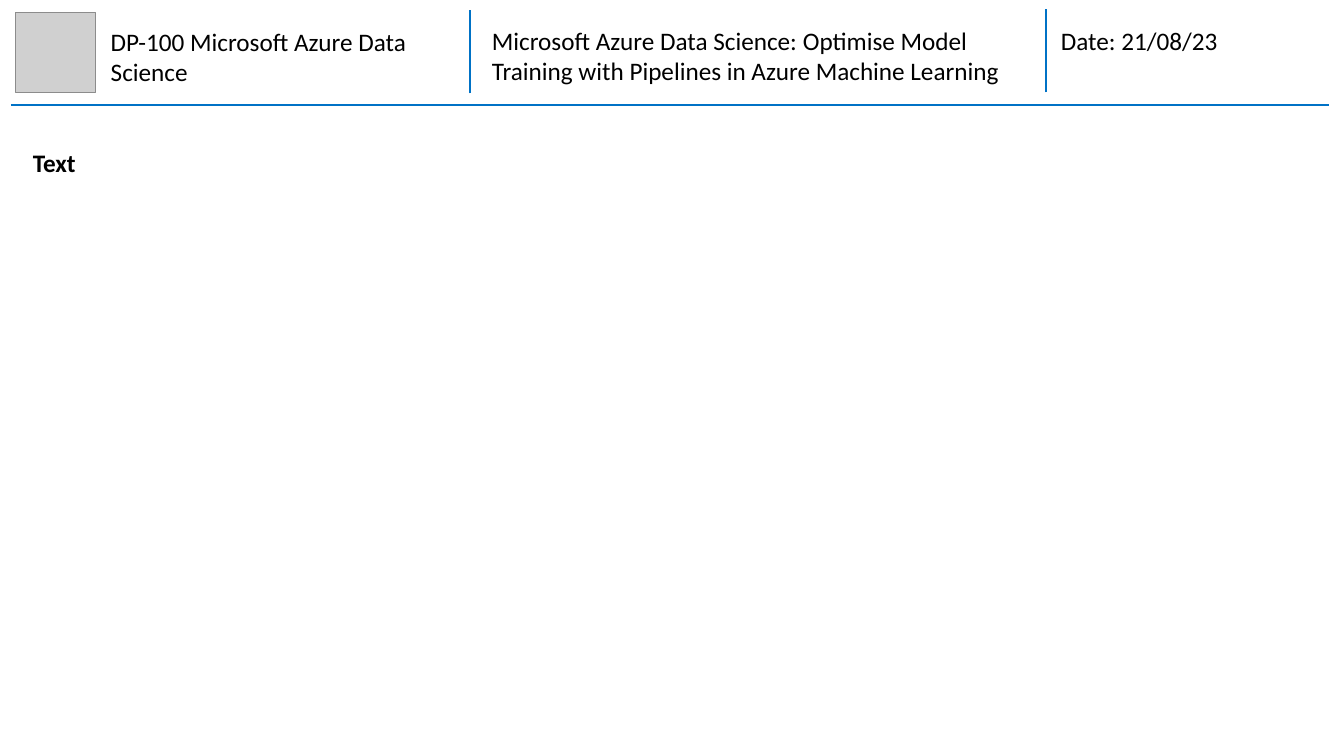
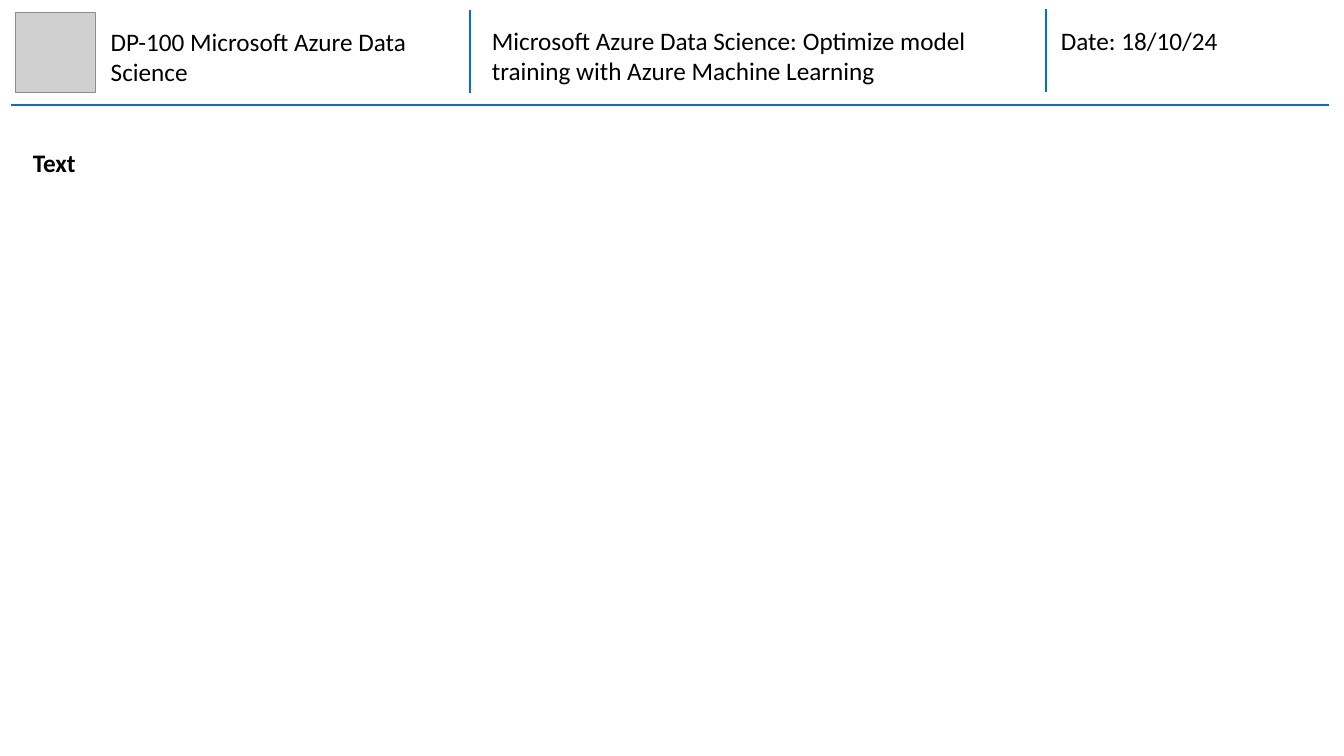
Before and after one commit to mhaythornthwaite/Testing_ML_Algorithms, a slide deck: slide 16 of Azure_DP-100_Data_Science/MJH_DP-100_Azure_DS_Notes.pptx (slide 10 before the commit). Drawn at 1344x756 pixels with LibreOffice and Linux fonts; fonts in the diff are those of the drawing; grey boxes stand for pictures. Boxes give left, top, right and bottom in pixels: in the first picture for what was removed or moved away, otherwise in the second. Text is boxed around its words. In the diff, an @@ line names an element or a change of style, - is before the commit and + after.

Commit message:
Azure DP100 Section 1

```diff
--- a/Azure_DP-100_Data_Science/MJH_DP-100_Azure_DS_Notes.pptx
+++ b/Azure_DP-100_Data_Science/MJH_DP-100_Azure_DS_Notes.pptx
@@ text at box(492, 32, 965, 85): text changed @@
-Microsoft Azure Data Science: Optimise Model Training with Pipelines in Azure Machine Learning
+Microsoft Azure Data Science: Optimize model training with Azure Machine Learning
@@ text at box(1061, 32, 1217, 51): text changed @@
-Date: 21/08/23
+Date: 18/10/24
```
Also in this commit, not shown: 11 other slides changed, 8 slides added.
